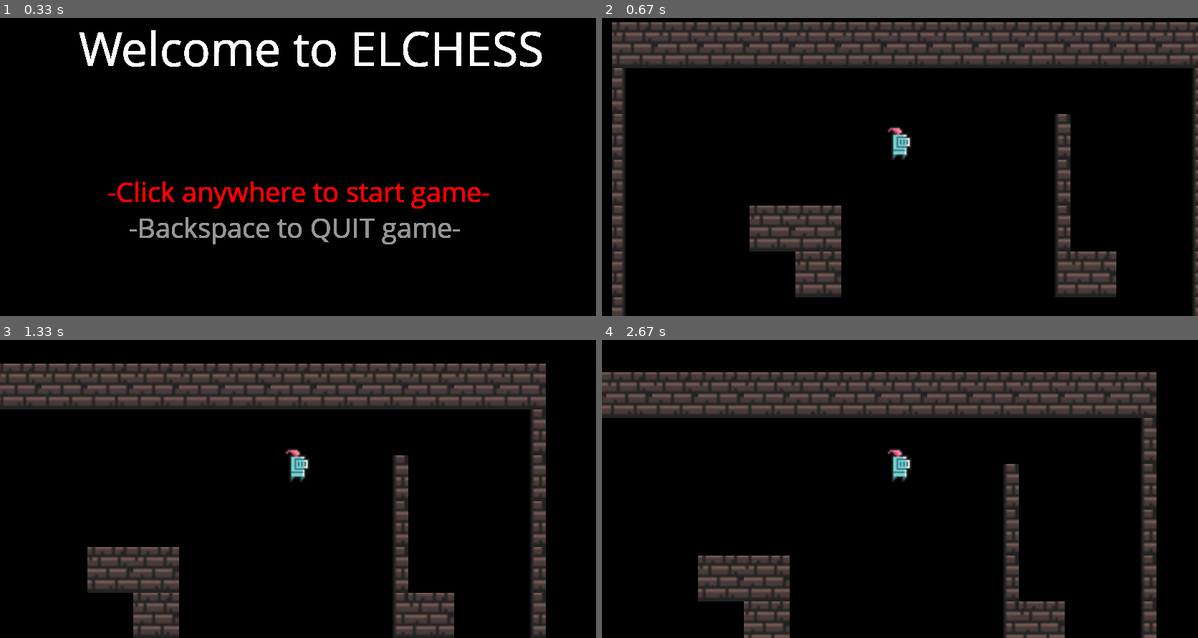
Above: before the commit, frames 1-4 (two rows, left to right).
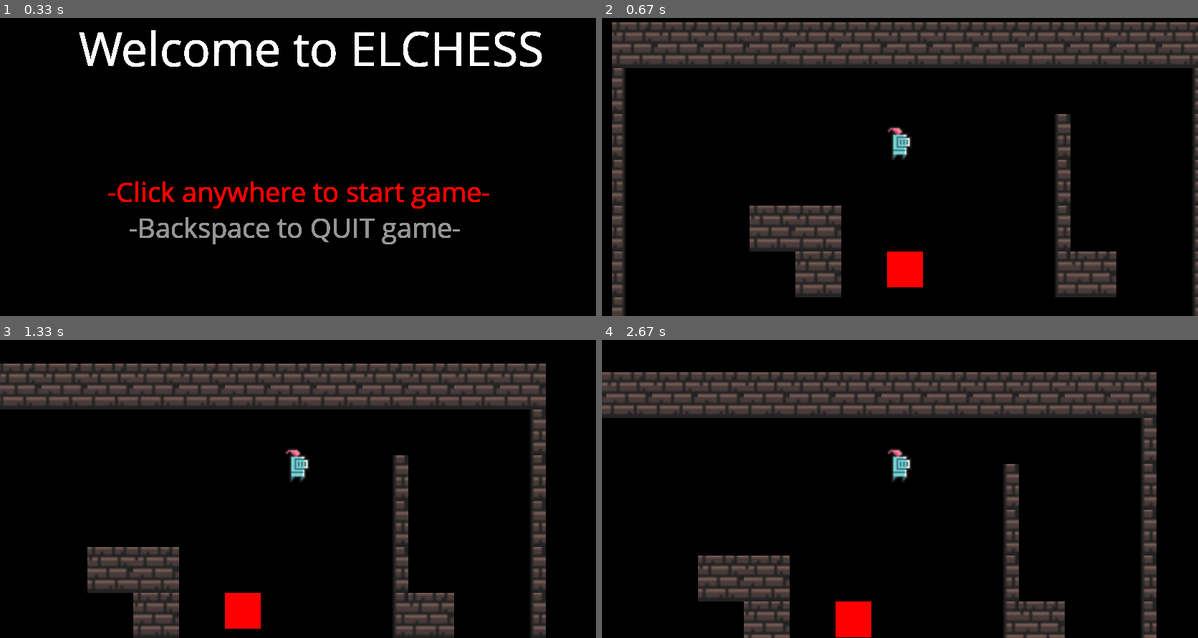
Above: after the commit, the same moments.

Repository: kobemaristela/ElChess
Game: pygame game, started from Map/rpg_game.py
Two runs of this game, one before a commit and one after it. Both use one fixed random seed, a clock stepped at 60 frames per second and the inputs below.
Inputs (mouse positions are in pixels of both pictures, inside the frame that each line leads up to):
- Up to frame 1 (0.33 s): no input
- Up to frame 2 (0.67 s): press the mouse at (900, 161) at 0.37 s; move the mouse to (828, 149) at 0.47 s; release the mouse at (756, 140) at 0.6 s
- Up to frame 3 (1.33 s): hold Right 0.67-1.13 s; hold Up from 1.17 s (still down)
- Up to frame 4 (2.67 s): release Up at 1.47 s; hold Right 1.5-1.97 s; hold Left 2-2.53 s; hold Down from 2.57 s (still down)

Frame 1 is identical in both runs. In frame 2, 0.7% of the frame differs, in the area x 47-54%, y 78-91%; in frame 3, 0.7%; in frame 4, 0.7%.

Commit message:
finished consolidating game loops

Diff:
--- a/Map/map_constants.py
+++ b/Map/map_constants.py
@@ -11,13 +11,13 @@
 ['l', ' ', ' ', ' ', ' ', ' ', 'p', ' ', ' ', 'r', ' ', ' ', 'r'],
 ['l', ' ', ' ', ' ', ' ', ' ', ' ', ' ', ' ', 'r', ' ', ' ', 'r'],
 ['l', ' ', ' ', 'w', 'w', ' ', ' ', ' ', ' ', 'r', ' ', ' ', 'r'],
-['l', ' ', ' ', ' ', 'w', ' ', ' ', ' ', ' ', 'r', 'w', ' ', 'r'],
+['l', ' ', ' ', ' ', 'w', ' ', 'M', ' ', ' ', 'r', 'w', ' ', 'r'],
 ['l', ' ', ' ', ' ', ' ', ' ', ' ', ' ', ' ', ' ', ' ', ' ', 'r'],
 ['l', ' ', ' ', ' ', ' ', ' ', 'w', 'w', 'l', ' ', ' ', ' ', 'r'],
 ['l', ' ', 'w', 'w', 'l', ' ', ' ', ' ', 'l', ' ', 'w', 'w', 'r'],
 ['l', ' ', ' ', 'B', 'l', ' ', ' ', ' ', 'l', ' ', ' ', ' ', 'r'],
 ['l', ' ', ' ', ' ', 'l', ' ', ' ', ' ', ' ', ' ', ' ', ' ', 'r'],
-['l', ' ', ' ', ' ', 'l', ' ', ' ', ' ', ' ', 'l', 'w', ' ', 'r'],
+['l', ' ', ' ', ' ', 'l', ' ', ' ', ' ', 'M', 'l', 'w', ' ', 'r'],
 ['l', ' ', ' ', 'w', ' ', ' ', ' ', ' ', ' ', 'l', ' ', ' ', 'r'],
 ['w', 'w', 'w', 'w', 'w', 'w', 'w', 'w', 'w', 'w', 'w', 'w', 'w']
 ]
--- a/Map/map_tiles.py
+++ b/Map/map_tiles.py
@@ -1,6 +1,7 @@
 import pygame
 from map_constants import *
 from hero import Hero
+from monster import Monster
 
 class Wall(pygame.sprite.Sprite):
     def __init__(self, position, groups, type):
@@ -59,6 +60,32 @@
         self.keyboard_input()
         self.move(self.speed)
 
+class Button():
+    def __init__(self, x, y, image, scale):
+        width = image.get_width()
+        height = image.get_height()
+        self.image = pygame.transform.scale(image, (int(width * scale), int(height * scale)))
+        self.rect = self.image.get_rect()
+        self.rect.topleft = (x, y)
+        self.clicked = False
+
+    def draw(self, surface):
+        action = False
+
+        pos = pygame.mouse.get_pos()
+
+        if self.rect.collidepoint(pos):
+            if pygame.mouse.get_pressed()[0] == 1 and self.clicked == False:
+                self.clicked = True
+                action = True
+
+        if pygame.mouse.get_pressed()[0] == 0:
+            self.clicked = False
+
+        surface.blit(self.image, (self.rect.x, self.rect.y))
+
+        return action
+
 class Map:
     def __init__(self):
         self.display_screen = pygame.display.get_surface()
@@ -81,7 +108,9 @@
                 elif col == 'p':
                     self.player = Hero((x, y), [self.visible_sprites], 'bob')
                 elif col == 'B':
-                   Boss((x, y), [self.visible_sprites, self.obstacle_sprites])
+                    Boss((x, y), [self.visible_sprites, self.obstacle_sprites])
+                elif col == 'M':
+                    Monster((x, y), [self.visible_sprites, self.obstacle_sprites])
 
     def run(self):
         self.visible_sprites.center_camera_draw(self.player)
--- a/Mobs/monster.py
+++ b/Map/monster.py
@@ -12,18 +12,14 @@
 )
 
 
-SCREEN_HEIGHT = 600
-SCREEN_WIDTH = 800
-
-
 class Monster(pygame.sprite.Sprite):
-    def __init__(self, x, y, level=1, hp=1):
-        super(Monster, self).__init__()
+    def __init__(self, position, groups, level=1, hp=1):
+        super().__init__(groups)
         self.level = level
         self.hp = hp
-        self.surf = pygame.Surface((50, 50))
-        self.surf.fill((255, 0, 0))
-        self.rect = self.surf.get_rect(center=(x, y))
+        self.image = pygame.Surface((50, 50))
+        self.image.fill((255, 0, 0))
+        self.rect = self.image.get_rect(topleft = position)
 
     def __str__(self):
         return f'Monster - Level: {self.level} Health: {self.hp}'
--- a/Map/rpg_game.py
+++ b/Map/rpg_game.py
@@ -2,6 +2,8 @@
 from pygame.locals import *
 from map_constants import *
 from map_tiles import Map
+from map_tiles import Button
+
 
 class Game:
     def __init__(self) -> None:
@@ -42,6 +44,12 @@
 
     def run(self):
         # run and setup game here
+        attack_button_img = pygame.image.load('./Graphics-Audio/attack_button.png').convert_alpha()
+        flee_button_img = pygame.image.load('./Graphics-Audio/flee_button.png').convert_alpha()
+        player_attack_button = Button(50, 450, attack_button_img, 0.65)
+        player_flee_button = Button(450, 450, flee_button_img, 0.65)
+
+
         running = True
         while running:
             for event in pygame.event.get():
@@ -52,6 +60,18 @@
                     if event.key == K_BACKSPACE:
                         running = False
 
+            # monster_to_attack = pygame.sprite.spritecollideany(hero, monsters)
+            # if monster_to_attack:
+            #     if player_attack_button.draw(screen):
+            #         print(monster_to_attack)
+            #         hero.attack(monster_to_attack)
+            #         print(monster_to_attack)
+
+            #         if monster_to_attack.hp <= 0:
+            #             monster_to_attack.kill()
+
+            #     player_flee_button.draw(screen)
+
             self.screen.fill(BLACK)
             self.map.run()
             pygame.display.update()
--- a/pygame_main.py
+++ /dev/null
@@ -1,110 +0,0 @@
-import random
-import pygame
-from Mobs.hero import Hero
-from Mobs.monster import Monster
-from pygame.locals import (
-    RLEACCEL,
-    K_UP,
-    K_DOWN,
-    K_LEFT,
-    K_RIGHT,
-    K_ESCAPE,
-    KEYDOWN,
-    QUIT
-)
-
-
-class Button():
-    def __init__(self, x, y, image, scale):
-        width = image.get_width()
-        height = image.get_height()
-        self.image = pygame.transform.scale(image, (int(width * scale), int(height * scale)))
-        self.rect = self.image.get_rect()
-        self.rect.topleft = (x, y)
-        self.clicked = False
-
-    def draw(self, surface):
-        action = False
-
-        pos = pygame.mouse.get_pos()
-
-        if self.rect.collidepoint(pos):
-            if pygame.mouse.get_pressed()[0] == 1 and self.clicked == False:
-                self.clicked = True
-                action = True
-
-        if pygame.mouse.get_pressed()[0] == 0:
-            self.clicked = False
-
-        surface.blit(self.image, (self.rect.x, self.rect.y))
-
-        return action
-
-
-class Battle():
-    def __init__(self, hero, monster):
-        self.hero = hero
-        self.monster = monster
-
-
-
-if __name__ == '__main__':
-    pygame.init()
-    SCREEN_WIDTH = 800
-    SCREEN_HEIGHT = 600
-    screen = pygame.display.set_mode([SCREEN_WIDTH, SCREEN_HEIGHT])
-
-    font = pygame.font.Font(None, 64)
-
-    hero = Hero('Bill')
-    monster1 = Monster(300, 400)
-    monster2 = Monster(600, 300)
-
-    monsters = pygame.sprite.Group()
-    all_sprites = pygame.sprite.Group()
-    monsters.add(monster1)
-    monsters.add(monster2)
-    all_sprites.add(monster1)
-    all_sprites.add(monster2)
-    all_sprites.add(hero)
-
-    attack_button_img = pygame.image.load('attack_button.png').convert_alpha()
-    flee_button_img = pygame.image.load('flee_button.png').convert_alpha()
-    player_attack_button = Button(50, 450, attack_button_img, 0.65)
-    player_flee_button = Button(450, 450, flee_button_img, 0.65)
-
-    clock = pygame.time.Clock()
-
-    running = True
-    while running:
-        for event in pygame.event.get():
-            if event.type == KEYDOWN:
-                if event.key == K_ESCAPE:
-                    running = False
-            elif event.type == QUIT:
-                running = False
-
-        pressed_keys = pygame.key.get_pressed()
-        hero.update(pressed_keys)
-
-        screen.fill((50, 90, 200))
-
-        for entity in all_sprites:
-            screen.blit(entity.surf, entity.rect)
-
-
-        monster_to_attack = pygame.sprite.spritecollideany(hero, monsters)
-        if monster_to_attack:
-            if player_attack_button.draw(screen):
-                print(monster_to_attack)
-                hero.attack(monster_to_attack)
-                print(monster_to_attack)
-
-                if monster_to_attack.hp <= 0:
-                    monster_to_attack.kill()
-
-            player_flee_button.draw(screen)
-
-        pygame.display.flip()
-
-        clock.tick(30)
Renamed: attack_button.png -> Graphics-Audio/attack_button.png
Renamed: flee_button.png -> Graphics-Audio/flee_button.png
